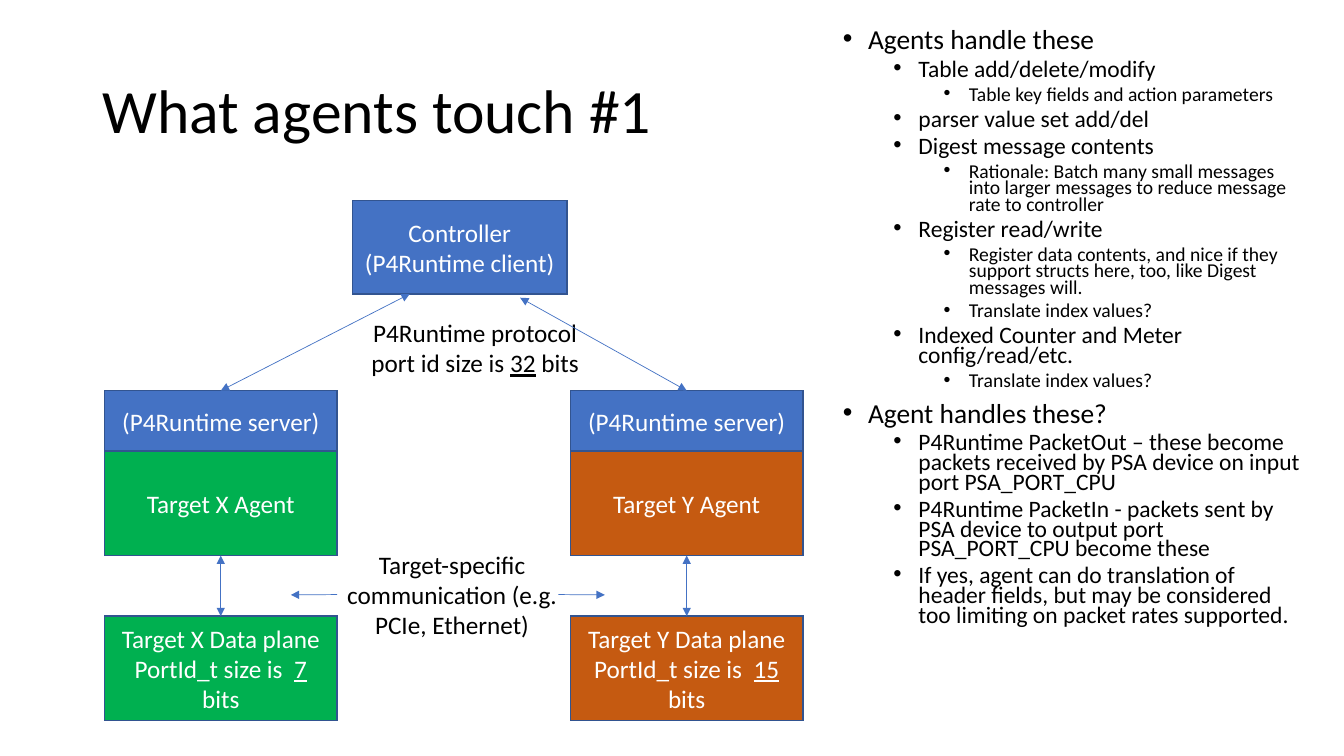
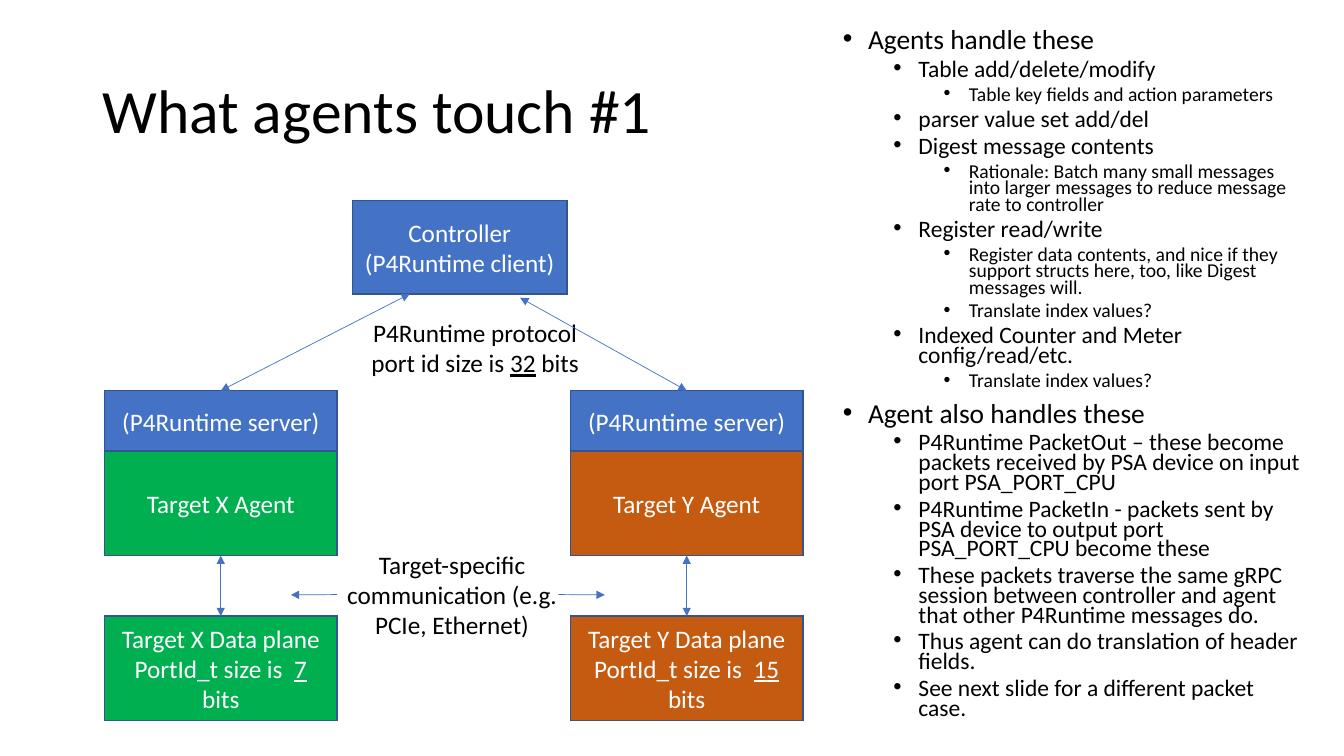
Before and after one commit to jafingerhut/p4-guide, a slide deck: slide 3 of docs/p4runtime-and-psa-target-specific-types.pptx. Drawn at 1344x756 pixels with LibreOffice and Linux fonts; fonts in the diff are those of the drawing. Boxes give left, top, right and bottom in pixels: in the first picture for what was removed or moved away, otherwise in the second. Text is boxed around its words. In the diff, an @@ line names an element or a change of style, - is before the commit and + after.

Commit message:
Some more small edits to P4Runtime and PSA 'control plane types' slides
including a couple at the end summarizing the approach we plan to use.

```diff
--- a/docs/p4runtime-and-psa-target-specific-types.pptx
+++ b/docs/p4runtime-and-psa-target-specific-types.pptx
@@ text at (868,404,1144,428): text changed @@
-• Agent handles these?
+• Agent also handles these
@@ text at (918,566,1298,716): text changed @@
-  • If yes, agent can do translation of header fields, but may be considered too limiting on packet rates supported.
+  • These packets traverse the same gRPC session between controller and agent that other P4Runtime messages do.
+  • Thus agent can do translation of header fields.
+  • See next slide for a different packet case.
```
Also in this commit, not shown: 5 other slides changed, 3 slides added.
